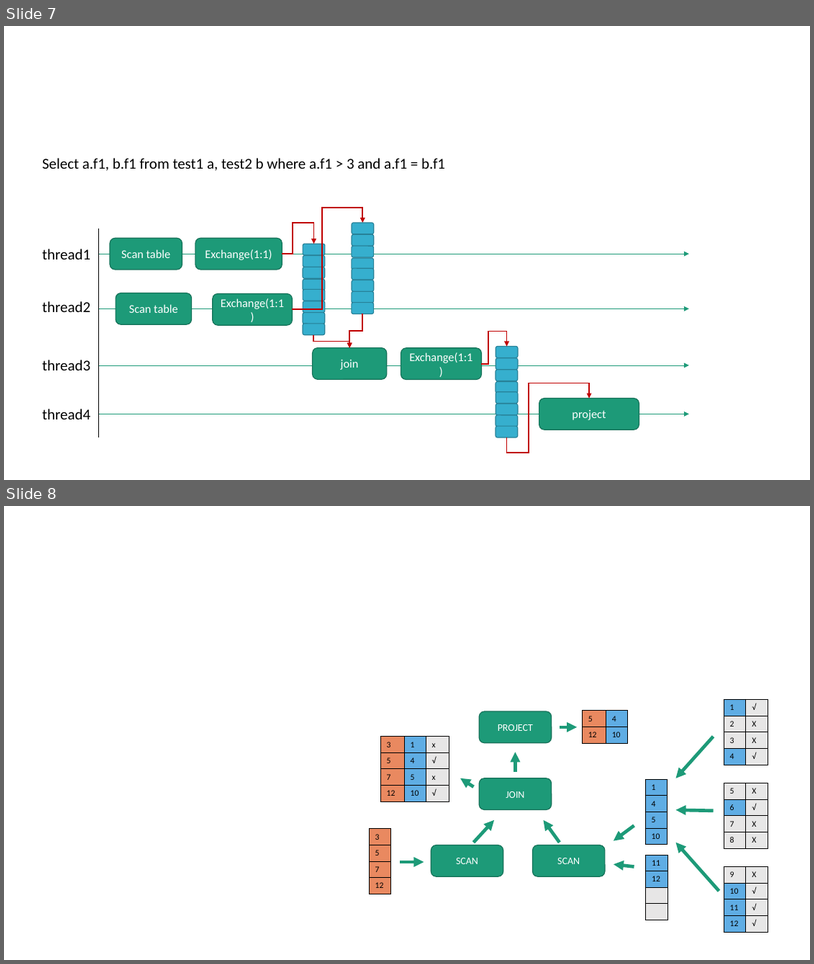
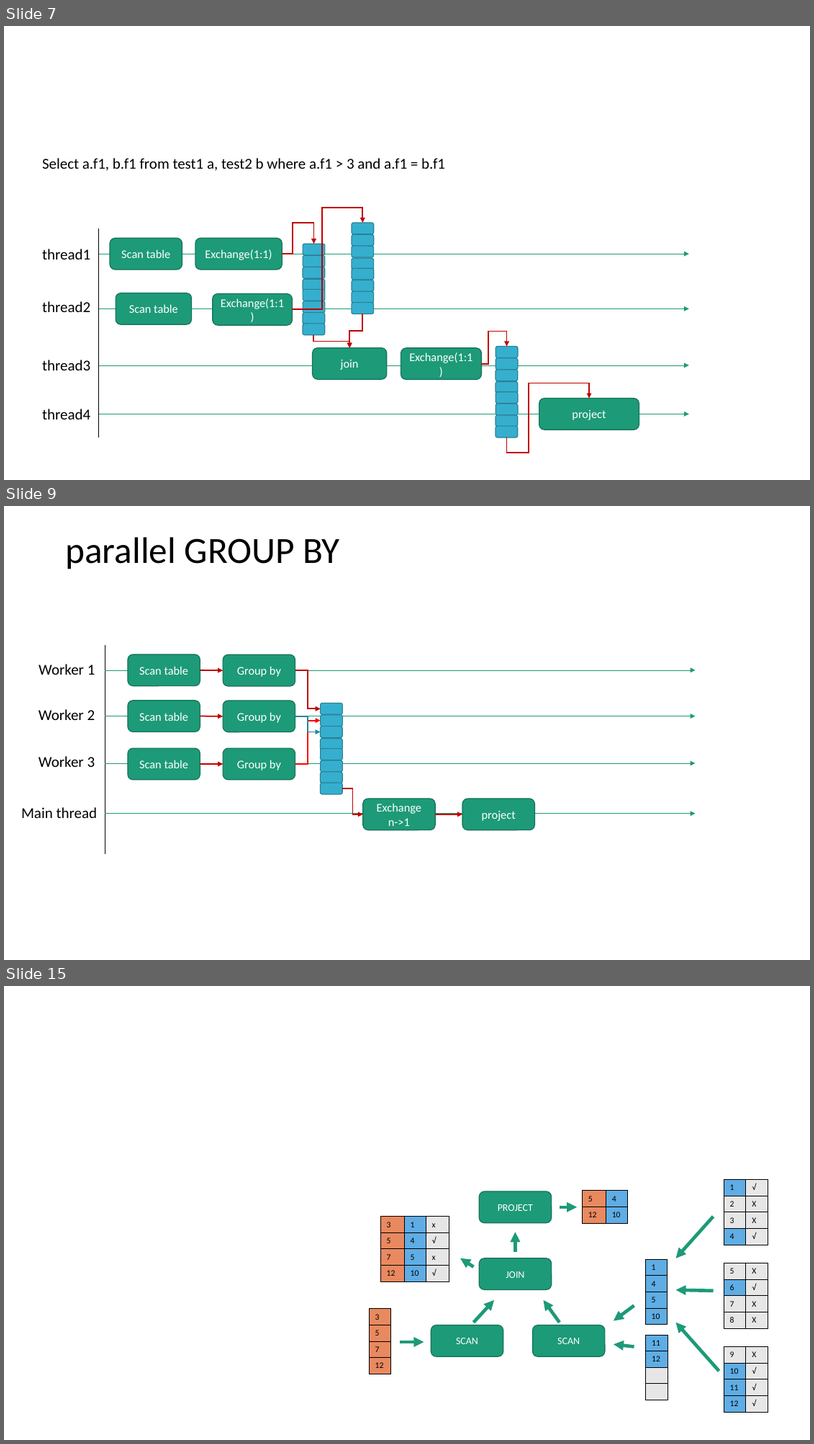
Before and after one commit to scott-zgeng/thor, a slide deck: doc/thor architecture.pptx. Shown one above the other, each under a label of ours: slides 7 and 8 before the commit, slides 7, 9 and 15 after it; the slides between them are not shown. The pictures are 814x964 and 814x1444 pixels, drawn with LibreOffice and Linux fonts; fonts in the diff are those of the drawing. Boxes give left, top, right and bottom in pixels: in the first picture for what was removed or moved away, otherwise in the second. Text is boxed around its words. In the diff, an @@ line names an element or a change of style, - is before the commit and + after.

```diff
--- a/doc/thor architecture.pptx
+++ b/doc/thor architecture.pptx
@@ slide 9 added at [4, 506, 810, 960], background #FFFFFF @@
@@ title added at [65, 537, 340, 569], 44 pt, text #000000 @@
+parallel GROUP BY
@@ line added from (105, 644) to (105, 854), #000000 0.5 pt @@
@@ rounded rectangle added at [128, 654, 201, 686], fill #1D9A78, outline #157259 1 pt, 14 pt, text #FFFFFF @@
+Scan table
@@ rounded rectangle added at [223, 655, 296, 686], fill #1D9A78, outline #157259 1 pt, 14 pt, text #FFFFFF @@
+Group by
@@ text added at [39, 664, 95, 674], 18 pt, text #000000 @@
+Worker 1
@@ arrow added from (105, 670) to (695, 670), #1D9A78 0.5 pt @@
@@ arrow added from (200, 670) to (223, 671), #C00000 1.5 pt @@
@@ elbow arrow added from (296, 671) to (320, 708), #C00000 1.5 pt @@
@@ text added at [39, 709, 95, 720], 18 pt, text #000000 @@
+Worker 2
@@ arrow added from (105, 716) to (695, 716), #1D9A78 0.5 pt @@
@@ rounded rectangle added at [128, 700, 201, 731], fill #1D9A78, outline #157259 1 pt, 14 pt, text #FFFFFF @@
+Scan table
@@ arrow added from (200, 716) to (223, 716), #C00000 1.5 pt @@
@@ rounded rectangle added at [223, 700, 296, 731], fill #1D9A78, outline #157259 1 pt, 14 pt, text #FFFFFF @@
+Group by
@@ elbow arrow added from (296, 764) to (320, 720), #FF0000 1.5 pt @@
@@ elbow arrow added from (296, 716) to (320, 731), #26859D 1.5 pt @@
@@ text added at [39, 756, 95, 767], 18 pt, text #000000 @@
+Worker 3
@@ arrow added from (105, 763) to (695, 763), #1D9A78 0.5 pt @@
@@ rounded rectangle added at [128, 748, 201, 780], fill #1D9A78, outline #157259 1 pt, 14 pt, text #FFFFFF @@
+Scan table
@@ arrow added from (200, 764) to (223, 764), #C00000 1.5 pt @@
@@ rounded rectangle added at [223, 748, 296, 780], fill #1D9A78, outline #157259 1 pt, 14 pt, text #FFFFFF @@
+Group by
@@ group added at [320, 703, 343, 794]: 8 rounded rectangles @@
@@ text added at [21, 807, 98, 818], 18 pt, text #000000 @@
+Main thread
@@ elbow arrow added from (343, 788) to (363, 814), #C00000 1.5 pt @@
@@ rounded rectangle added at [363, 798, 436, 830], fill #1D9A78, outline #157259 1 pt, 14 pt, text #FFFFFF @@
+Exchange
+n->1
@@ rounded rectangle added at [463, 798, 535, 830], fill #1D9A78, outline #157259 1 pt, 14 pt, text #FFFFFF @@
+project
@@ arrow added from (105, 813) to (695, 813), #1D9A78 0.5 pt @@
@@ arrow added from (435, 814) to (463, 814), #C00000 1.5 pt @@
@@ what was slide 8 is now slide 15 @@
```
Also in this commit, not shown: 6 other slides added, 3 other files.
